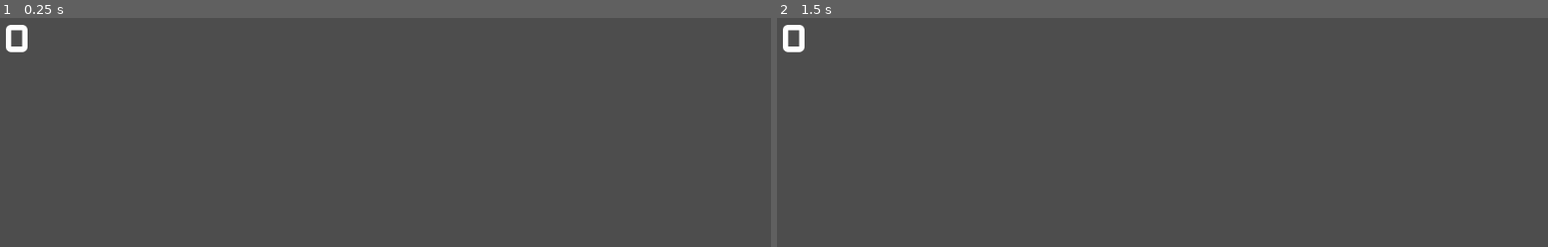
Above: before the commit, frames 1-2 (left to right).
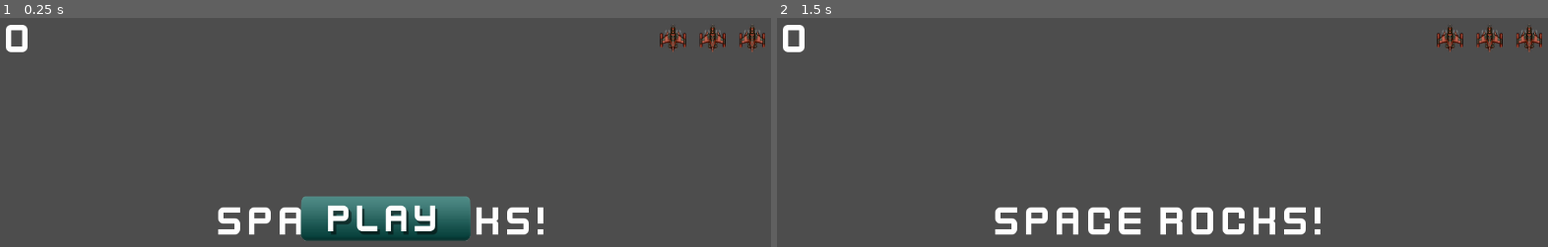
Above: after the commit, the same moments.

Repository: yellyB/space-rock
Game: Godot game, scene res://hud.tscn
Two runs of this game, one before a commit and one after it. Both use one fixed random seed, a clock stepped at 60 frames per second and the inputs below. This scene is started directly instead of the project's main scene.
Inputs (mouse positions are in pixels of both pictures, inside the frame that each line leads up to):
- Up to frame 1 (0.25 s): no input
- Up to frame 2 (1.5 s): click (1162, 219) at 0.52 s; tap Enter at 1.25 s; hold D (rotate_right) from 1.28 s (still down); hold Space (shoot) from 1.28 s (still down)

The runs differ from the first frame. In frame 1, 6.2% of the frame differs, in the area x 28-100%, y 3-98%; in frame 2, 3.1%.

Commit message:
imp: game interface script

Diff:
--- /dev/null
+++ b/hud.gd
@@ -0,0 +1,36 @@
+extends CanvasLayer
+
+signal start_game
+
+@onready var lives_counter = $MarginContainer/HBoxContainer/LivesCounter.get_children()
+@onready var score_label = $MarginContainer/HBoxContainer/ScoreLabel
+@onready var message = $VBoxContainer/Message
+@onready var start_button = $VBoxContainer/Message/StartButton
+
+
+func show_message(text):
+	message.text = text
+	message.show()
+	$Timer.start()
+
+func update_score(value):
+	score_label.text = str(value)
+
+func update_lives(value):
+	for life in 3:
+		lives_counter[life].visible = value > life
+
+func game_over():
+	show_message("Game Over")
+	await $Timer.timeout
+	start_button.show()
+
+
+func _on_start_button_pressed():
+	start_button.hide()
+	start_game.emit()
+
+
+func _on_timer_timeout():
+	message.hide()
+	message.text = ''
--- a/hud.tscn
+++ b/hud.tscn
@@ -1,12 +1,21 @@
-[gd_scene load_steps=3 format=3 uid="uid://keatncxkfecb"]
+[gd_scene load_steps=8 format=3 uid="uid://keatncxkfecb"]
 
+[ext_resource type="Script" path="res://hud.gd" id="1_g8sag"]
 [ext_resource type="FontFile" uid="uid://8mhlaehre1uc" path="res://assets/kenvector_future_thin.ttf" id="1_rjwap"]
+[ext_resource type="Texture2D" uid="uid://bdgo7iabdfa0" path="res://assets/player_small.png" id="2_dg5or"]
+[ext_resource type="Texture2D" uid="uid://cl8uhximxc2gh" path="res://assets/play_button.png" id="3_v3gfy"]
+[ext_resource type="Texture2D" uid="uid://crdax8a1u0ugs" path="res://assets/play_button_h.png" id="4_55n6a"]
 
 [sub_resource type="LabelSettings" id="LabelSettings_gr55a"]
 font = ExtResource("1_rjwap")
 font_size = 64
 
+[sub_resource type="LabelSettings" id="LabelSettings_fhc20"]
+font = ExtResource("1_rjwap")
+font_size = 64
+
 [node name="HUD" type="CanvasLayer"]
+script = ExtResource("1_g8sag")
 
 [node name="Timer" type="Timer" parent="."]
 wait_time = 2.0
@@ -32,3 +41,52 @@
 
 [node name="LivesCounter" type="HBoxContainer" parent="MarginContainer/HBoxContainer"]
 layout_mode = 2
+size_flags_horizontal = 10
+theme_override_constants/separation = 20
+
+[node name="Life1" type="TextureRect" parent="MarginContainer/HBoxContainer/LivesCounter"]
+layout_mode = 2
+texture = ExtResource("2_dg5or")
+stretch_mode = 5
+
+[node name="Life2" type="TextureRect" parent="MarginContainer/HBoxContainer/LivesCounter"]
+layout_mode = 2
+texture = ExtResource("2_dg5or")
+stretch_mode = 5
+
+[node name="Life3" type="TextureRect" parent="MarginContainer/HBoxContainer/LivesCounter"]
+layout_mode = 2
+texture = ExtResource("2_dg5or")
+stretch_mode = 5
+
+[node name="VBoxContainer" type="VBoxContainer" parent="."]
+anchors_preset = 14
+anchor_top = 0.5
+anchor_right = 1.0
+anchor_bottom = 0.5
+offset_top = -36.0
+offset_bottom = 36.0
+grow_horizontal = 2
+grow_vertical = 2
+theme_override_constants/separation = 100
+
+[node name="Message" type="Label" parent="VBoxContainer"]
+layout_mode = 2
+text = "Space Rocks!"
+label_settings = SubResource("LabelSettings_fhc20")
+horizontal_alignment = 1
+
+[node name="StartButton" type="TextureButton" parent="VBoxContainer/Message"]
+layout_mode = 1
+anchors_preset = 5
+anchor_left = 0.5
+anchor_right = 0.5
+offset_left = -124.5
+offset_right = 124.5
+offset_bottom = 65.0
+grow_horizontal = 2
+texture_normal = ExtResource("3_v3gfy")
+texture_hover = ExtResource("4_55n6a")
+
+[connection signal="timeout" from="Timer" to="." method="_on_timer_timeout"]
+[connection signal="pressed" from="VBoxContainer/Message/StartButton" to="." method="_on_start_button_pressed"]
